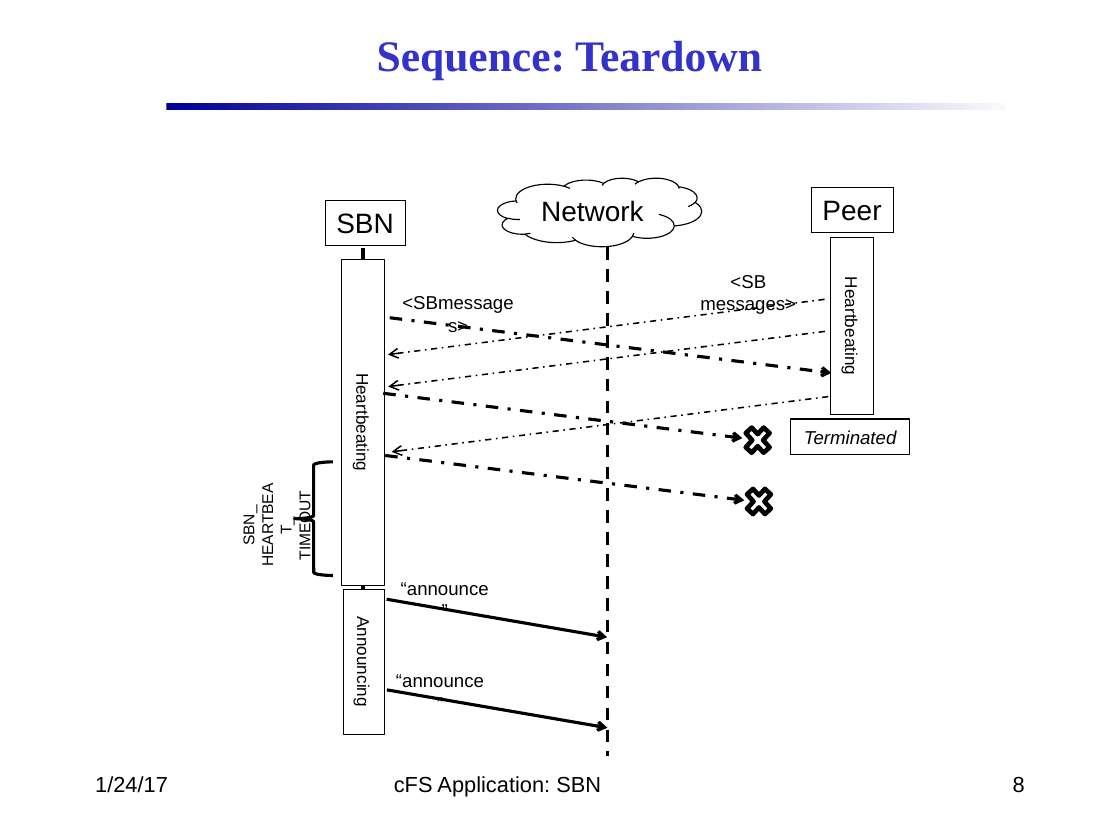
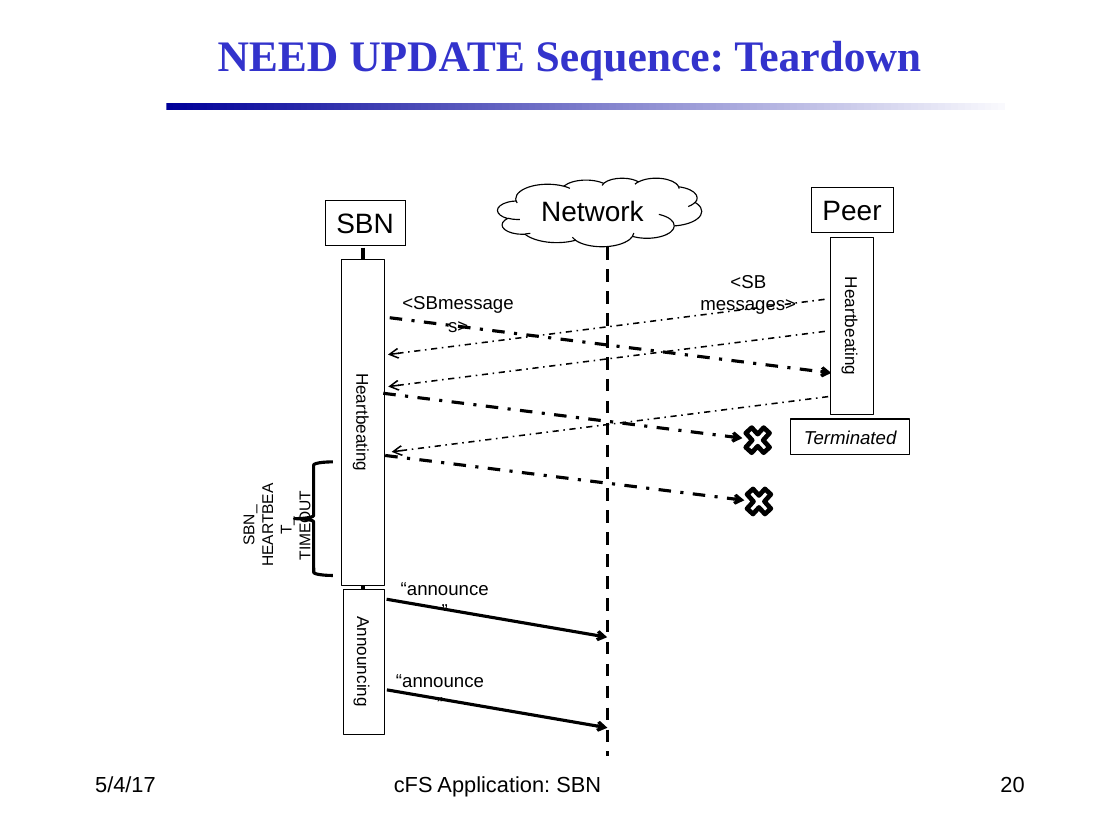
Before and after one commit to nasa/SBN, a slide deck: slide 20 of docs/SBN_Design.pptx (slide 8 before the commit). Drawn at 1120x840 pixels with LibreOffice and Linux fonts; fonts in the diff are those of the drawing; background and template pictures are left out. Boxes give left, top, right and bottom in pixels: in the first picture for what was removed or moved away, otherwise in the second. Text is boxed around its words. In the diff, an @@ line names an element or a change of style, - is before the commit and + after.

```diff
--- a/docs/SBN_Design.pptx
+++ b/docs/SBN_Design.pptx
@@ title at (218, 40, 921, 79): text changed @@
-Sequence: Teardown
+NEED UPDATE Sequence: Teardown
@@ text at (95, 776, 156, 793): text changed @@
-1/24/17
+5/4/17
@@ page number at (1000, 776, 1024, 793): text changed @@
-8
+20
```
Also in this commit, not shown: 19 other slides changed, 1 slide added.
